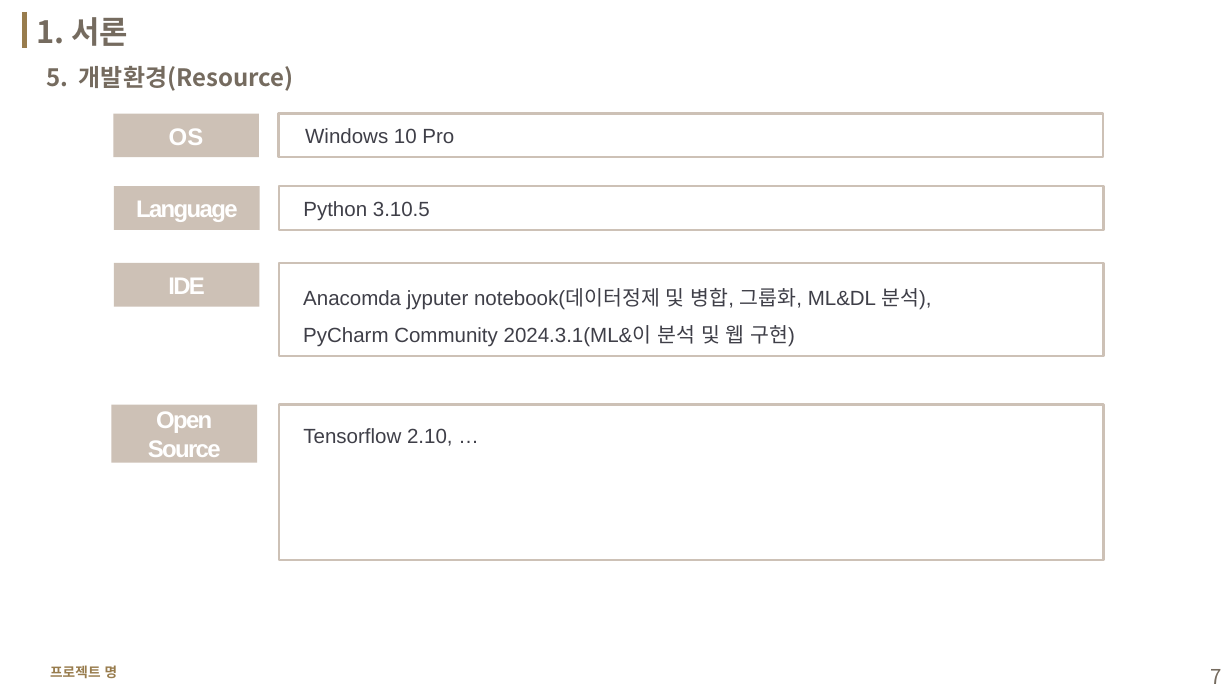
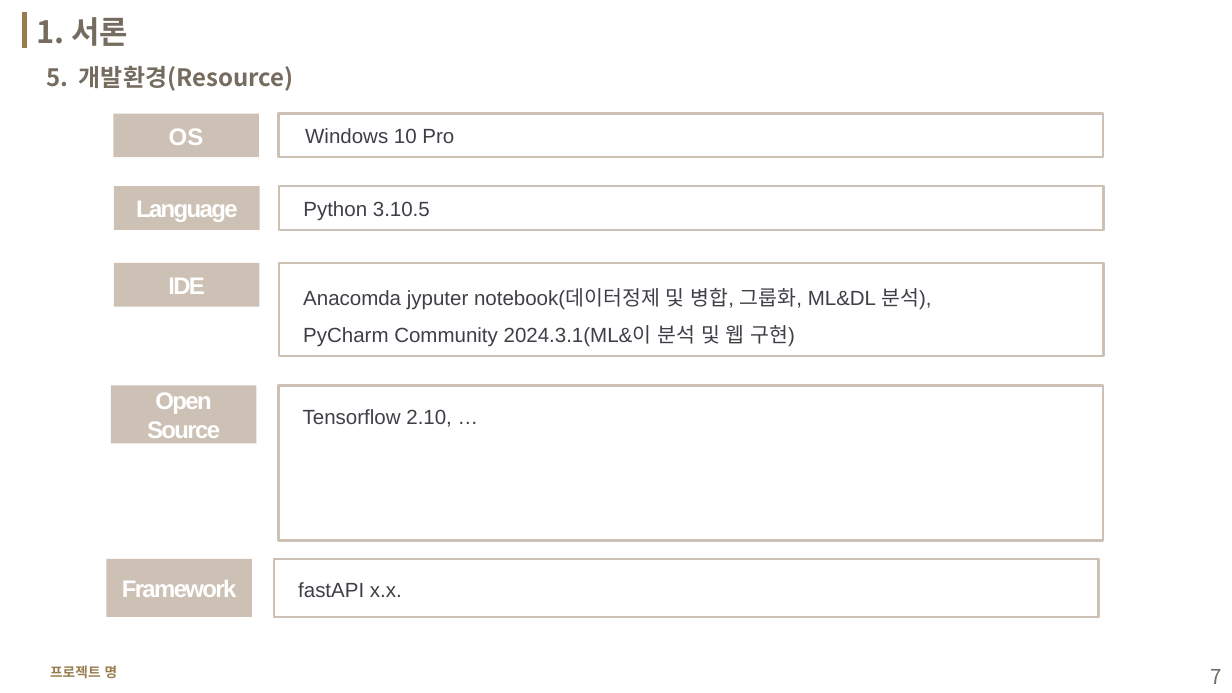
Before and after one commit to yisy0703/1stPersonalProject, a slide deck: slide 7 of sample_ver1.pptx. Drawn at 1232x693 pixels with LibreOffice and Linux fonts; fonts in the diff are those of the drawing; background and template pictures are left out. Boxes give left, top, right and bottom in pixels: in the first picture for what was removed or moved away, otherwise in the second. Text is boxed around its words. In the diff, an @@ line names an element or a change of style, - is before the commit and + after.

```diff
--- a/sample_ver1.pptx
+++ b/sample_ver1.pptx
@@ rectangle "Open": place and size @@
-rectangle "Open" at (111, 404, 256, 462)
+rectangle "Open" at (111, 386, 256, 444)
@@ rectangle "Tensorflow 2.10, …": place and size @@
-rectangle "Tensorflow 2.10, …" at (280, 404, 1104, 559)
+rectangle "Tensorflow 2.10, …" at (278, 386, 1103, 541)
@@ rectangle added at (106, 559, 251, 617), fill #CDC1B6, 14 pt, text #FFFFFF, bold @@
+Framework
@@ rectangle added at (274, 559, 1098, 617), fill #FFFFFF, outline #CDC1B6 1.5 pt, 12 pt, text #3F3F48 @@
+fastAPI x.x.
```
Also in this commit, not shown: 2 slides added, 2 other files.
